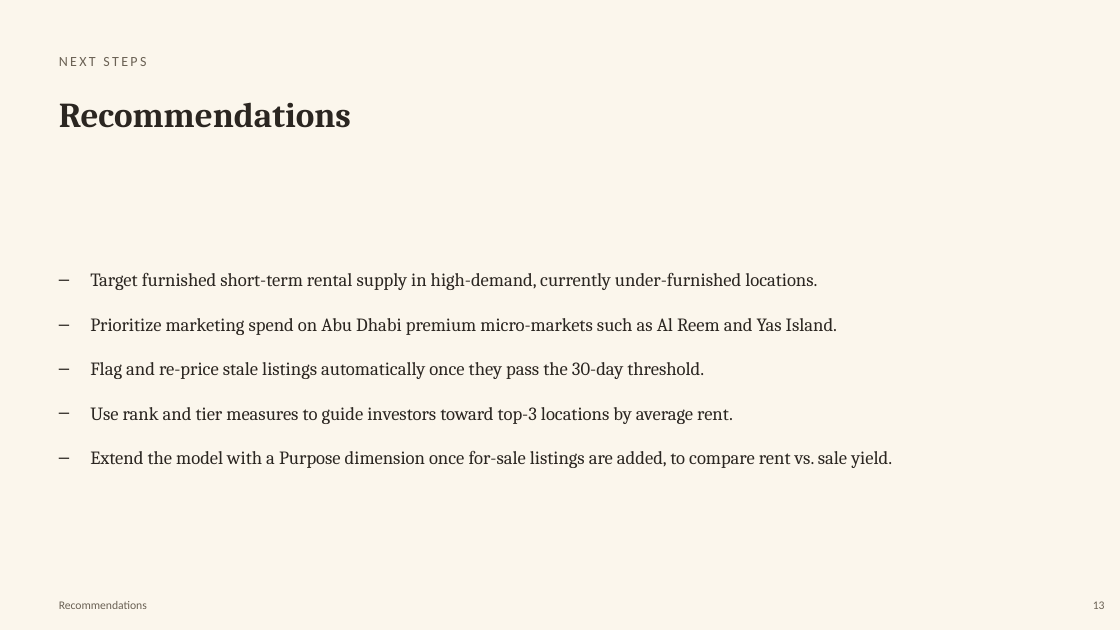
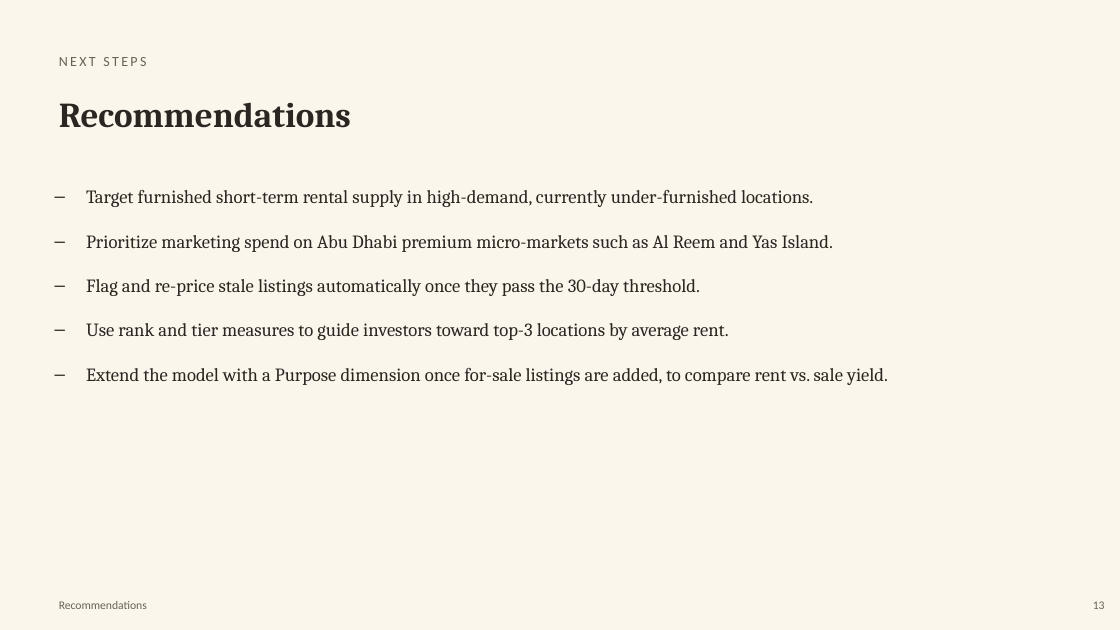
Before and after one commit to SnitTeshome/DSA3050A_GroupProject_Group6, a slide deck: slide 13 of Presentation.pptx. Drawn at 1120x630 pixels with LibreOffice and Linux fonts; fonts in the diff are those of the drawing. Boxes give left, top, right and bottom in pixels: in the first picture for what was removed or moved away, otherwise in the second. Text is boxed around its words. In the diff, an @@ line names an element or a change of style, - is before the commit and + after.

```diff
--- a/Presentation.pptx
+++ b/Presentation.pptx
@@ text "Target furnished short-term rental supply ...": place and size @@
-text "Target furnished short-term rental supply ..." at [90,273,892,468]
+text "Target furnished short-term rental supply ..." at [86,190,888,385]
```
Also in this commit, not shown: 1 other slide changed.
